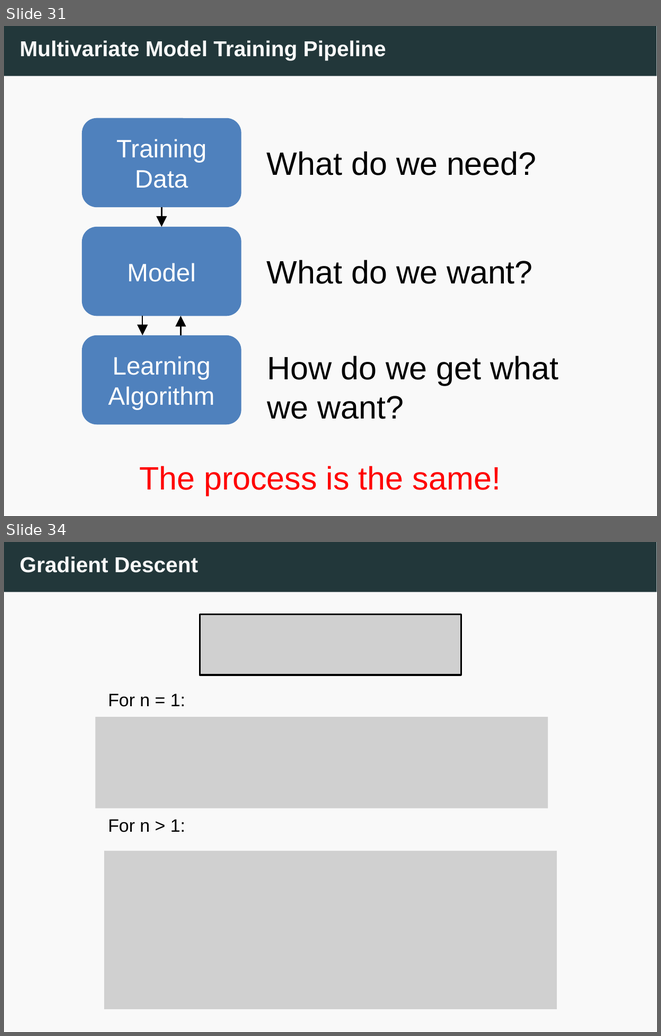
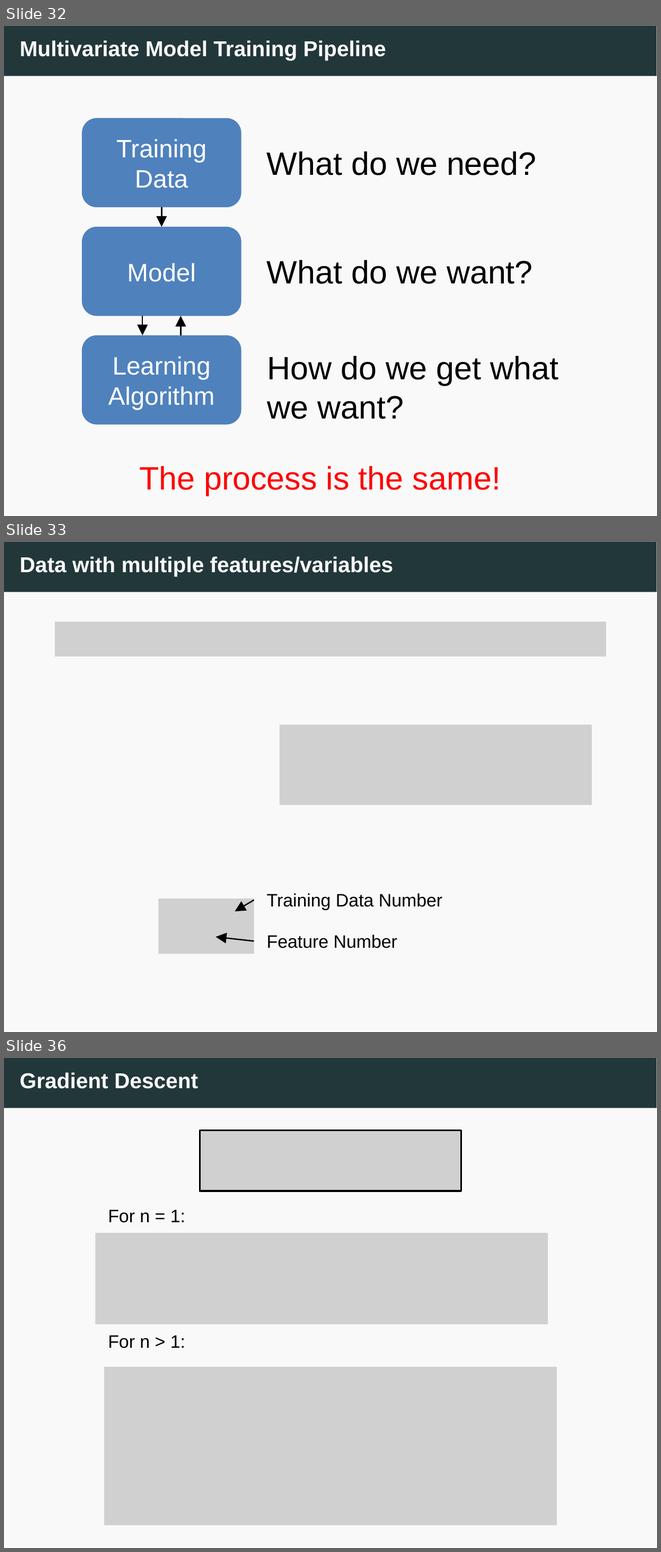
Before and after one commit to edlym96/linear-regression-workshop, a slide deck: slides/L3_Linear_draft.pptx. Shown one above the other, each under a label of ours: slides 31 and 34 before the commit, slides 32, 33 and 36 after it; the slides between them are not shown. The pictures are 661x1036 and 661x1552 pixels, drawn with LibreOffice and Linux fonts; fonts in the diff are those of the drawing; grey boxes stand for pictures. Boxes give left, top, right and bottom in pixels: in the first picture for what was removed or moved away, otherwise in the second. Text is boxed around its words. In the diff, an @@ line names an element or a change of style, - is before the commit and + after.

```diff
--- a/slides/L3_Linear_draft.pptx
+++ b/slides/L3_Linear_draft.pptx
@@ slide 33 added at [4,542,657,1032], background #FFFFFF; not listed: 2 template elements that a slide beside it also shows @@
@@ title added at [20,556,394,576], 12 pt, text #F9F9F9, bold @@
+Data with multiple features/variables
@@ picture added at [54,623,607,658] @@
@@ picture added at [280,725,592,805] @@
@@ picture added at [158,898,254,954] @@
@@ arrow added from (254, 901) to (235, 911), #000000 0.75 pt @@
@@ text added at [267,893,442,910], 10 pt, text #000000 @@
+Training Data Number
@@ arrow added from (254, 941) to (217, 937), #000000 0.75 pt @@
@@ text added at [267,935,397,949], 10 pt, text #000000 @@
+Feature Number
@@ what was slide 31 is now slide 32 @@
@@ what was slide 34 is now slide 36 @@
```
Also in this commit, not shown: 2 slides changed, 1 other slide added, 2 other files.
